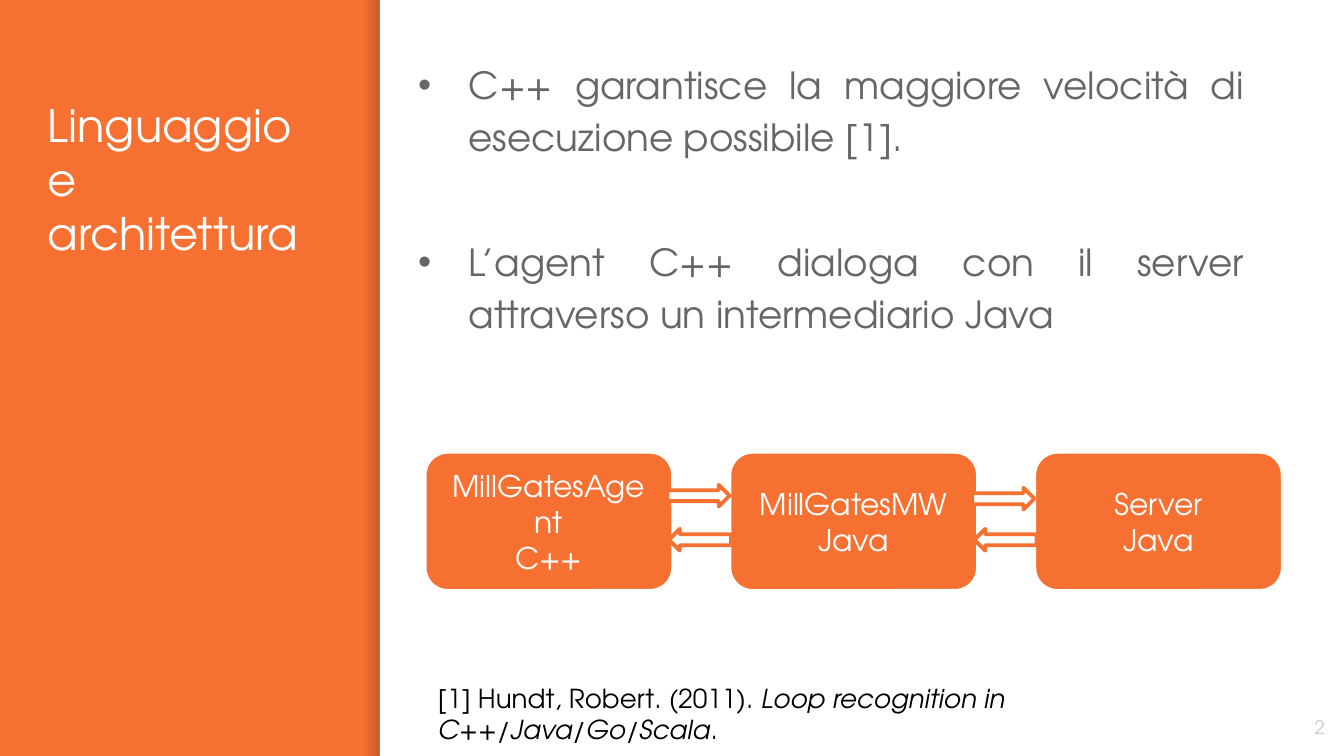
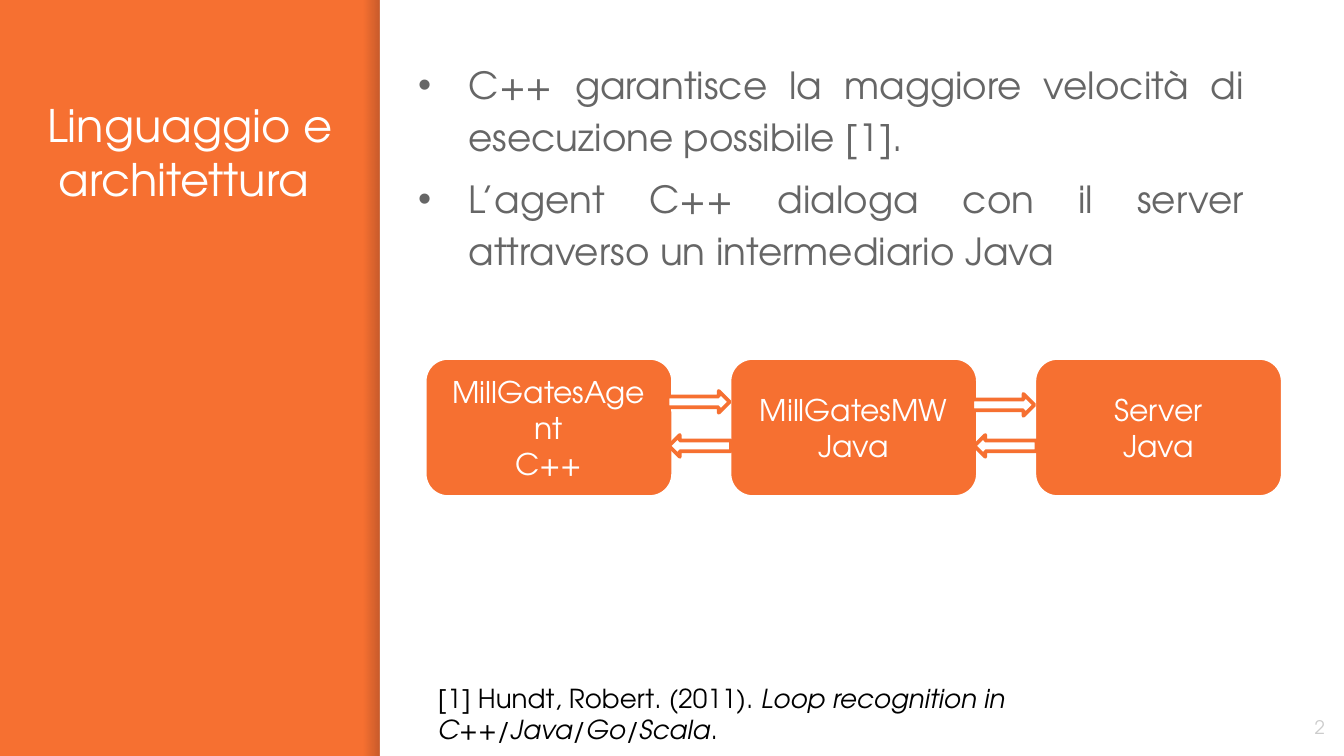
Before and after one commit to graitanto21/MillGates, a slide deck: slide 2 of Presentation/MillGates.pptx. Drawn at 1344x756 pixels with LibreOffice and Linux fonts; fonts in the diff are those of the drawing. Boxes give left, top, right and bottom in pixels: in the first picture for what was removed or moved away, otherwise in the second. Text is boxed around its words. In the diff, an @@ line names an element or a change of style, - is before the commit and + after.

```diff
--- a/Presentation/MillGates.pptx
+++ b/Presentation/MillGates.pptx
@@ text "C++ garantisce la maggiore velocità ..." rewrapped from (x1=469, y1=71, x2=1244, y2=329) to (x1=469, y1=71, x2=1244, y2=266) @@
@@ title "Linguaggio e architettura" at (x1=47, y1=109, x2=332, y2=197): alignment left to centre @@
@@ 4 right arrows, 3 rounded rectangles moved together from (x1=425, y1=452, x2=1284, y2=590) to (x1=425, y1=358, x2=1284, y2=496) @@
```
Also in this commit, not shown: 9 other slides changed, 1 slide added.
